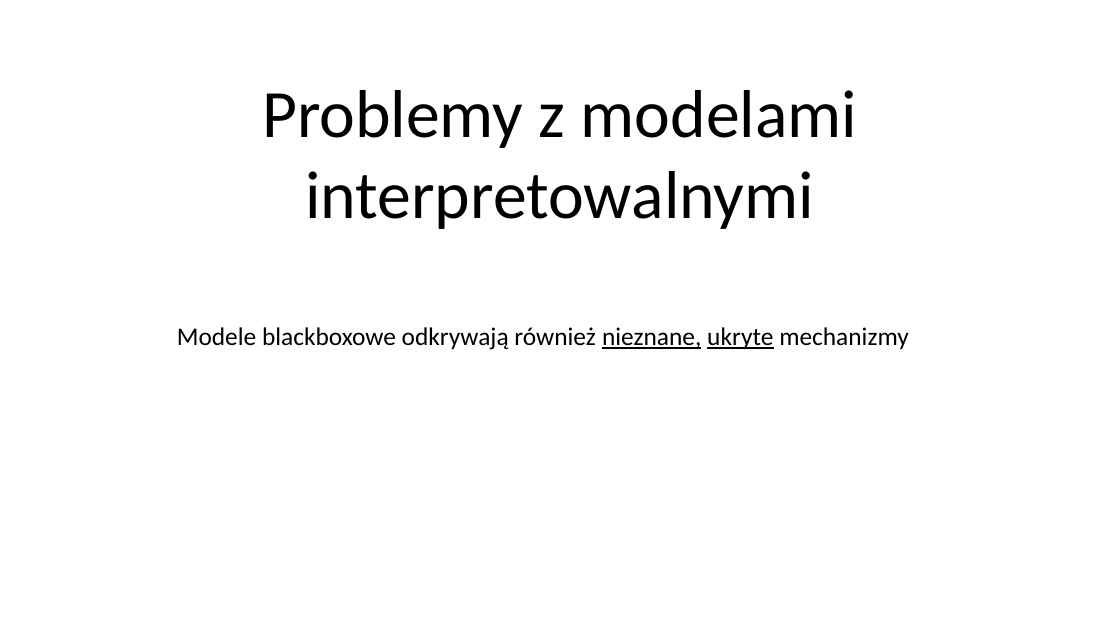
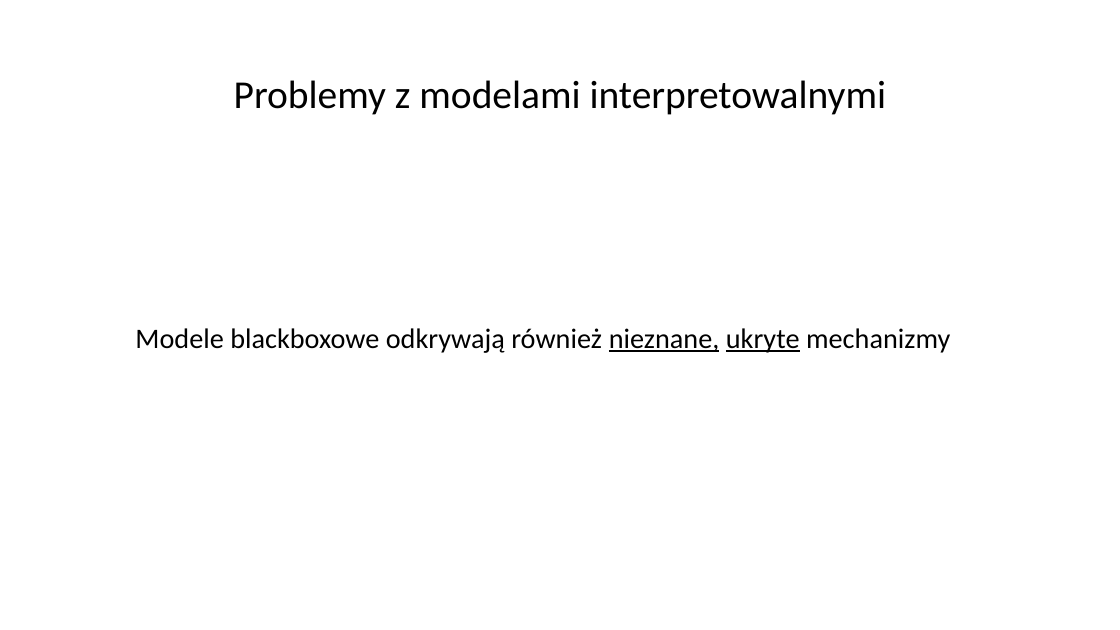
Before and after one commit to bogdankjastrzebski/WarsztatyBadawcze2, a slide deck: slide 11 of prezentacja/blackBox.odp. Drawn at 1120x630 pixels with LibreOffice and Linux fonts; fonts in the diff are those of the drawing. Boxes give left, top, right and bottom in pixels: in the first picture for what was removed or moved away, otherwise in the second. Text is boxed around its words. In the diff, an @@ line names an element or a change of style, - is before the commit and + after.

```diff
--- a/prezentacja/blackBox.odp
+++ b/prezentacja/blackBox.odp
@@ text "Problemy z modelami interpretowalnymi" at <box>234,80,887,115</box>: size 48 to 28 pt @@
@@ text "Modele blackboxowe odkrywają również nieznane, ...": place and size @@
-text "Modele blackboxowe odkrywają również nieznane, ..." at <box>177,327,909,350</box>
+text "Modele blackboxowe odkrywają również nieznane, ..." at <box>135,328,950,353</box>
@@ text "Modele blackboxowe odkrywają również nieznane, ..." at <box>135,328,950,353</box>: size 18 to 20 pt @@
```
Also in this commit, not shown: 15 other slides changed, 2 slides added, 1 other file.
